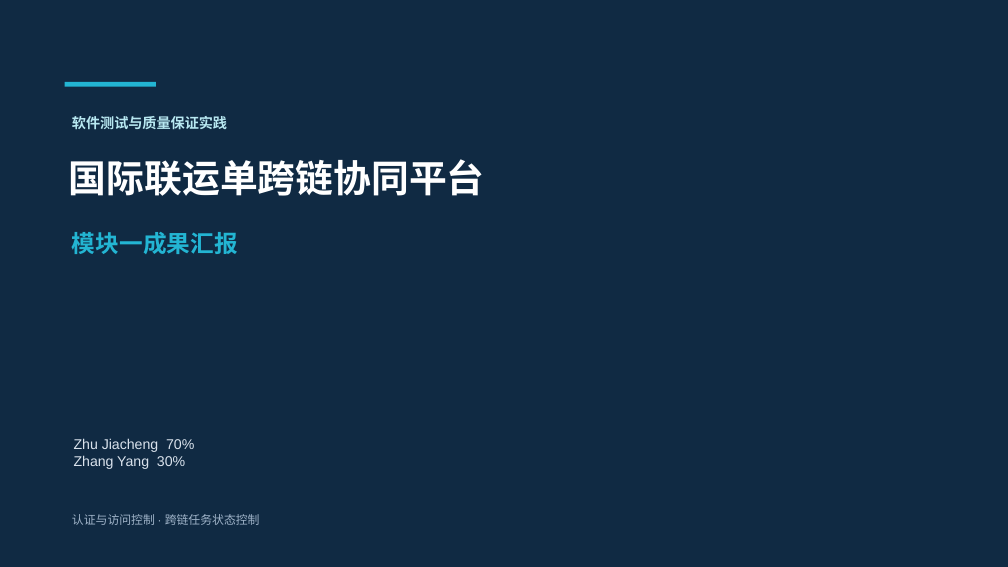
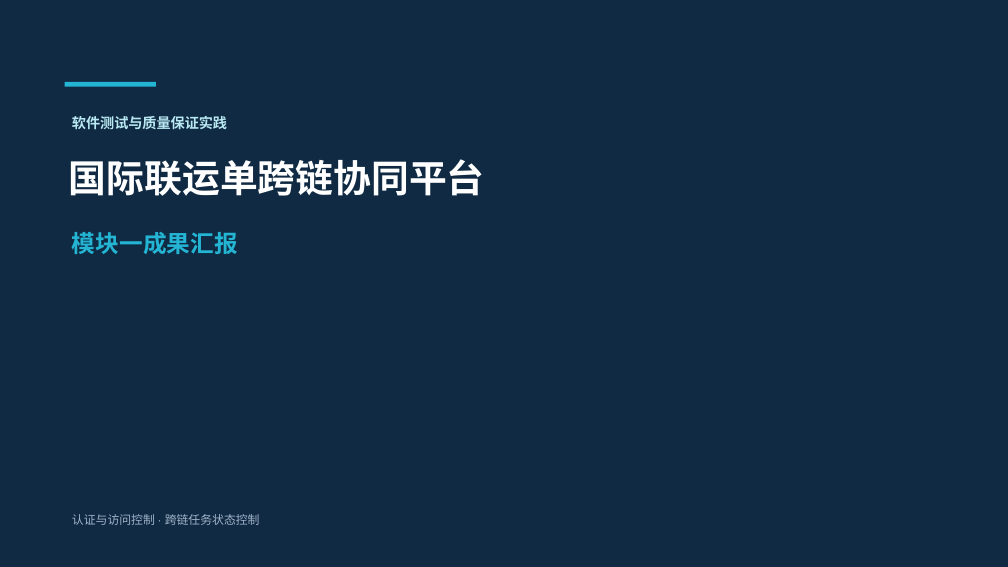
Before and after one commit to zjc041012/Software-Testing-Practice--Gray-Box-Group, a slide deck: slide 1 of module1-basic-testing/presentation/module1-test-presentation.pptx. Drawn at 1008x567 pixels with LibreOffice and Linux fonts; fonts in the diff are those of the drawing. Boxes give left, top, right and bottom in pixels: in the first picture for what was removed or moved away, otherwise in the second. Text is boxed around its words. In the diff, an @@ line names an element or a change of style, - is before the commit and + after.

```diff
--- a/module1-basic-testing/presentation/module1-test-presentation.pptx
+++ b/module1-basic-testing/presentation/module1-test-presentation.pptx
@@ text removed at (x1=74, y1=438, x2=194, y2=469) @@
-Zhu Jiacheng 70%
-Zhang Yang 30%
```
Also in this commit, not shown: 1 other slide changed, 1 slide added, 1 slide removed, 2 other files.
